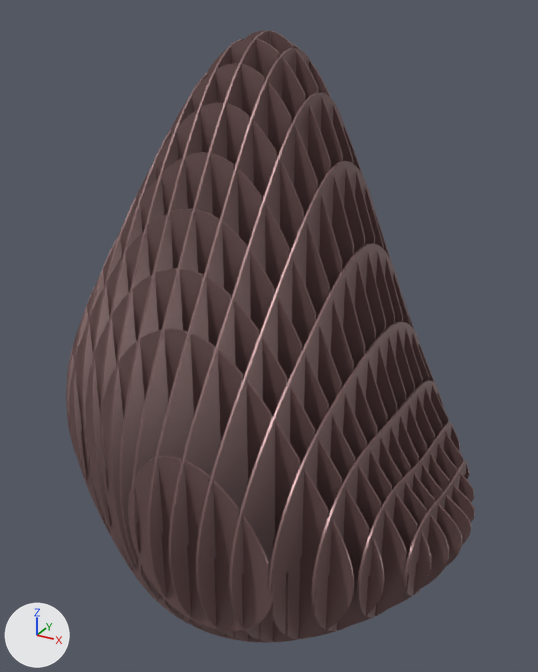
Renders of the glTF model Waffle Definitions.glb from each side of a commit.
Camera for both pictures: a camera (50 mm lens) standing at (2.09, -4.67, 2.88) and looking at (-0.48, 0.01, 0.54). Every picture has the same lights, and +X, +Y and +Z are marked at lower left. Where no turn or scale is listed for an object, it has been applied to the vertices.

The first picture shows '2Waffle_Definitions_1', '2Waffle_Definitions_2', '2Waffle_Definitions_3'.
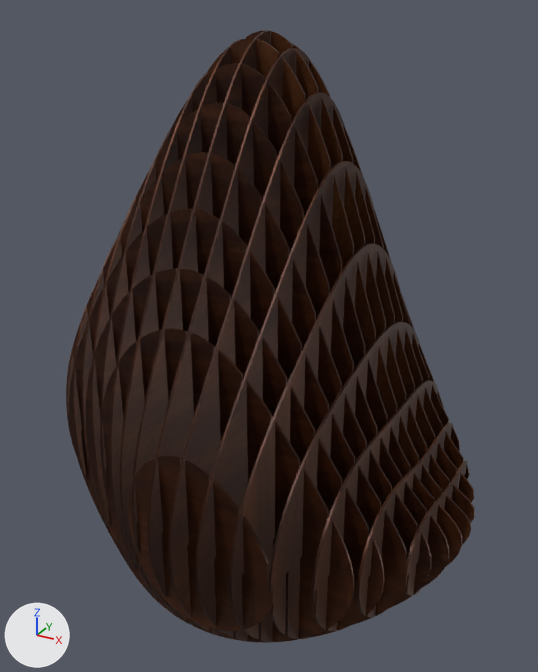
Pixel boxes [x1, y1, x2, y2] of what changed, in the pictures (538 x 672 px):
'2Waffle_Definitions_1', surface changed: [66, 30, 475, 643] in both
'2Waffle_Definitions_2', surface changed: [196, 161, 468, 642] in both
'2Waffle_Definitions_3', surface changed: [204, 603, 216, 616] in both

What changed in the scene script:
```text
Add img_image_0:
    img_image_0 = load_image('Image_0', '_unpacked/Image_0', 508, 339, 'sRGB')
Change mat_default_obj:
    remove # nodes: BsdfPrincipled, OutputMaterial
    remove # colours: brown #7f6262
    nodes: BsdfPrincipled, Mix, OutputMaterial, TexImage
    colours: brown #817760
    uses the picture img_image_0
```
